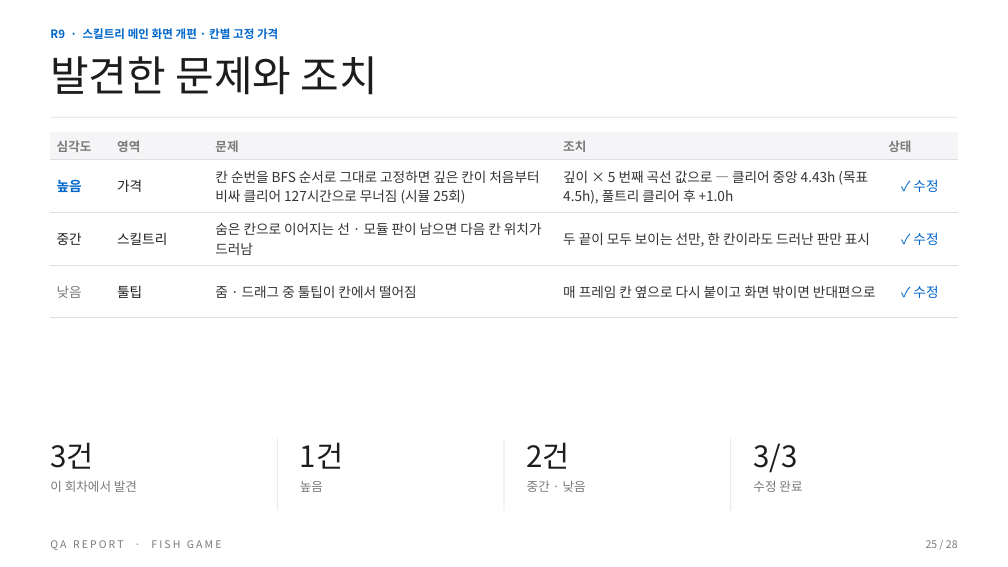
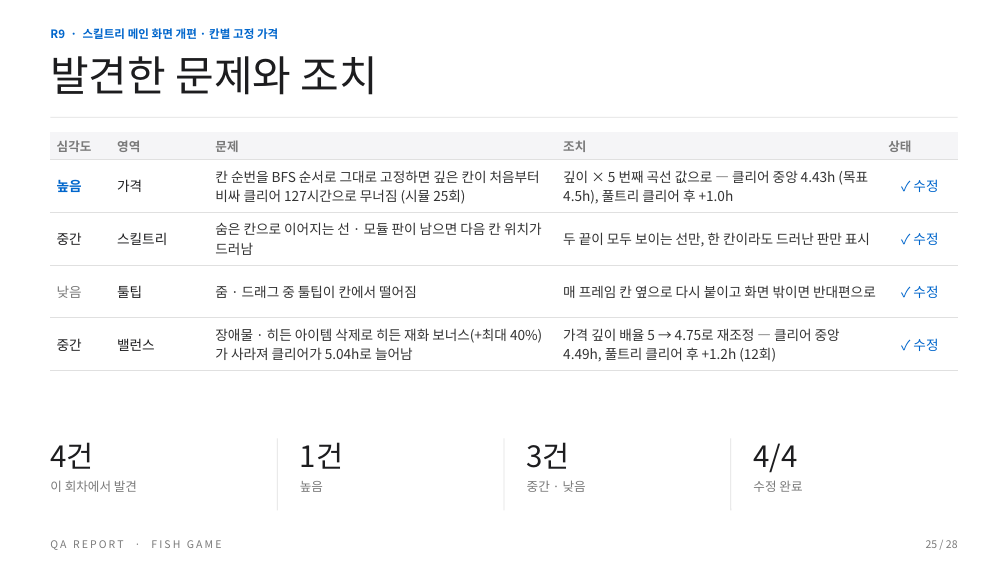
Before and after one commit to BSH0401/fishing, a slide deck: slide 25 of Docs/QA/물고기게임_QA리포트.pptx. Drawn at 1008x567 pixels with LibreOffice and Linux fonts; fonts in the diff are those of the drawing. Boxes give left, top, right and bottom in pixels: in the first picture for what was removed or moved away, otherwise in the second. Text is boxed around its words. In the diff, an @@ line names an element or a change of style, - is before the commit and + after.

Commit message:
스킬 설명창 수정 · 설정창 타이틀 버튼 · 장애물/히든 아이템 삭제
[스킬트리]
- 칸에 마우스를 올렸을 때 설명창(툴팁)이 깨지던 문제 수정
  (테두리·모서리 장식이 레이아웃에 끼어들던 것 제외, 제목은 한 줄 고정)

[설정창]
- "타이틀로" 버튼 추가 (타이틀 화면에서 연 경우엔 숨김)
- 게임 중에 누르면 포기처럼 판을 끝내 재화를 정산한 뒤 이동

[인게임]
- 장애물 오브젝트 · 히든 아이템 생성 중단 (WorldBuilder의 Enable 값으로 다시 켤 수 있음)
- 예전에 모은 히든 아이템 재화 보너스도 적용하지 않음

[밸런스]
- 히든 보너스가 사라져 클리어가 5.0h로 늘어난 것을 가격 깊이 배율 5 → 4.75로 재조정
- 시뮬레이션 12회: 보스 클리어 중앙 4.49h, 풀트리 클리어 후 +1.2h

[기타]
- 씬 재생성 반영 (Title · MainMenu · Gameplay), QA 리포트 갱신

```diff
--- a/Docs/QA/물고기게임_QA리포트.pptx
+++ b/Docs/QA/물고기게임_QA리포트.pptx
@@ table at [51,132,958,366] @@
+row 5: 중간 | 밸런스 | 장애물 · 히든 아이템 삭제로 히든 재화 보너스(+최대 40%)가 사라져 클리어가 5.04h로 늘어남 | 가격 깊이 배율 5 → 4.75로 재조정 — 클리어 중앙 4.49h, 풀트리 클리어 후 +1.2h (12회) | ✓ 수정
@@ text at [50,442,93,469]: text changed @@
-3건
+4건
@@ text at [527,442,570,469]: text changed @@
-2건
+3건
@@ text at [753,443,797,473]: text changed @@
-3/3
+4/4
```
Also in this commit, not shown: 4 other slides changed, 13 other files.
